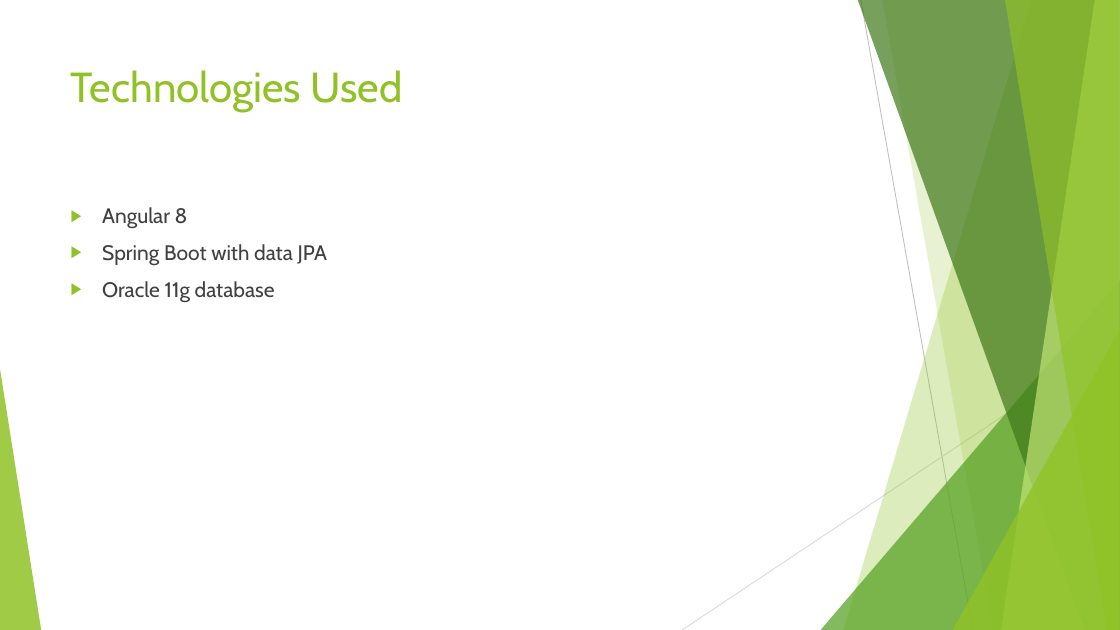
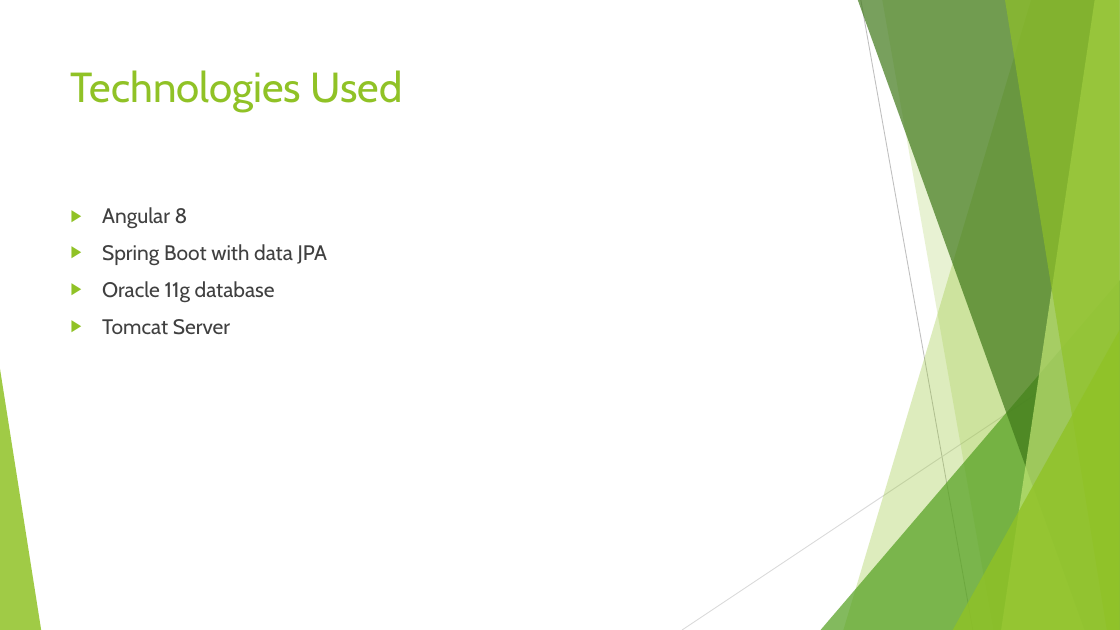
Before and after one commit to keshavgupta16-17/Pharmacy-Project-SRS-Document-and-ppt, a slide deck: slide 4 of OPMS.pptx. Drawn at 1120x630 pixels with LibreOffice and Linux fonts; fonts in the diff are those of the drawing. Boxes give left, top, right and bottom in pixels: in the first picture for what was removed or moved away, otherwise in the second. Text is boxed around its words. In the diff, an @@ line names an element or a change of style, - is before the commit and + after.

```diff
--- a/OPMS.pptx
+++ b/OPMS.pptx
@@ text at bbox=[102, 319, 230, 335]: paragraph added @@
+▶ Tomcat Server
```
Also in this commit, not shown: 2 other files.
